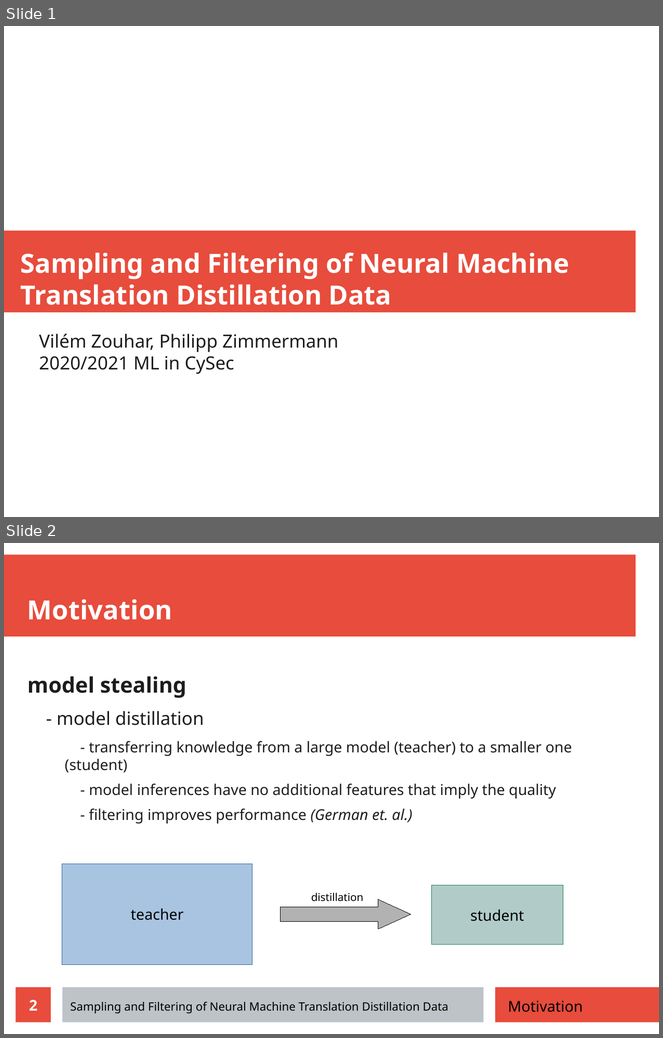
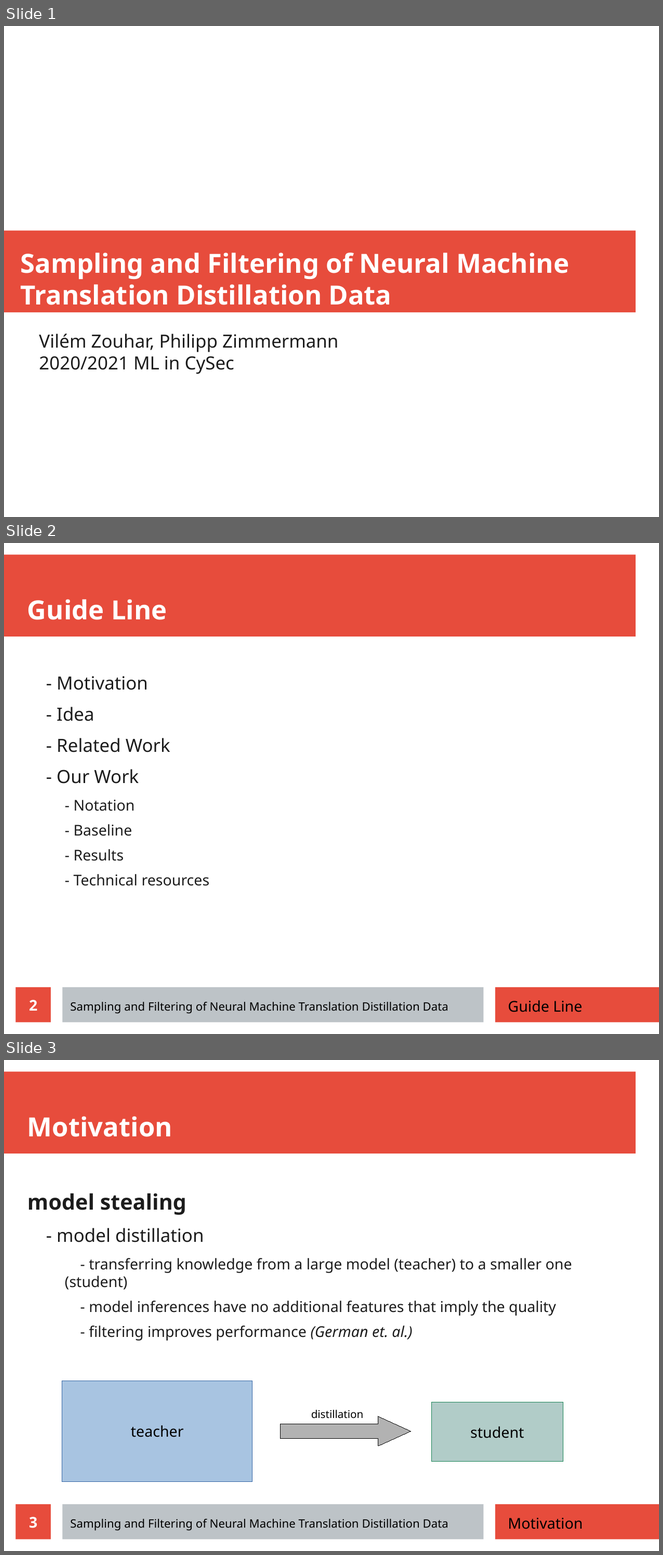
Before and after one commit to zouharvi/reference-mt-distill, a slide deck: meta/final_presentation.odp. Shown one above the other, each under a label of ours: slides 1 and 2 before the commit, slides 1, 2 and 3 after it. The pictures are 663x1038 and 663x1555 pixels, drawn with LibreOffice and Linux fonts; fonts in the diff are those of the drawing. Boxes give left, top, right and bottom in pixels: in the first picture for what was removed or moved away, otherwise in the second. Text is boxed around its words. In the diff, an @@ line names an element or a change of style, - is before the commit and + after.

Commit message:
Final Presentation: Rename Approach -> Idea; Guide Line slide added

```diff
--- a/meta/final_presentation.odp
+++ b/meta/final_presentation.odp
@@ slide 2 added at bbox=[4, 543, 659, 1034], background #FFFFFF; not listed: 3 template elements that a slide beside it also shows @@
@@ title added at bbox=[27, 599, 167, 620], 32 pt, text #FFFFFF, bold @@
+Guide Line
@@ text added at bbox=[57, 676, 210, 886], 18 pt, text #1C1C1C @@
+  - Motivation
+  - Idea
+  - Related Work
+  - Our Work
+    - Notation
+    - Baseline
+    - Results
+    - Technical resources
@@ page number added at bbox=[16, 988, 51, 1023], fill #E74C3C, 18 pt, text #FFFFFF, bold @@
+2
@@ text added at bbox=[70, 1002, 449, 1014], 14 pt, text #000000 @@
+Sampling and Filtering of Neural Machine Translation Distillation Data
@@ text added at bbox=[508, 1001, 582, 1013], 18 pt, text #000000 @@
+Guide Line
@@ what was slide 2 is now slide 3 @@
@@ page number at bbox=[29, 1517, 37, 1529]: text changed @@
-2
+3
```
Also in this commit, not shown: 1 slide changed.
